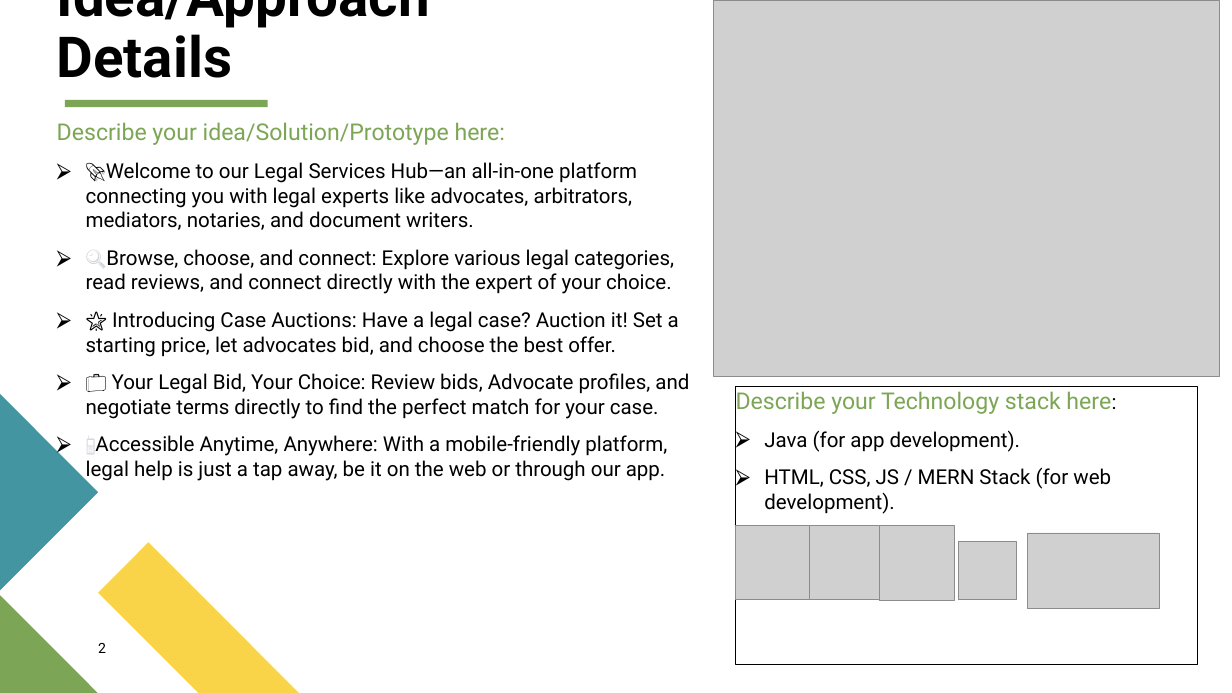
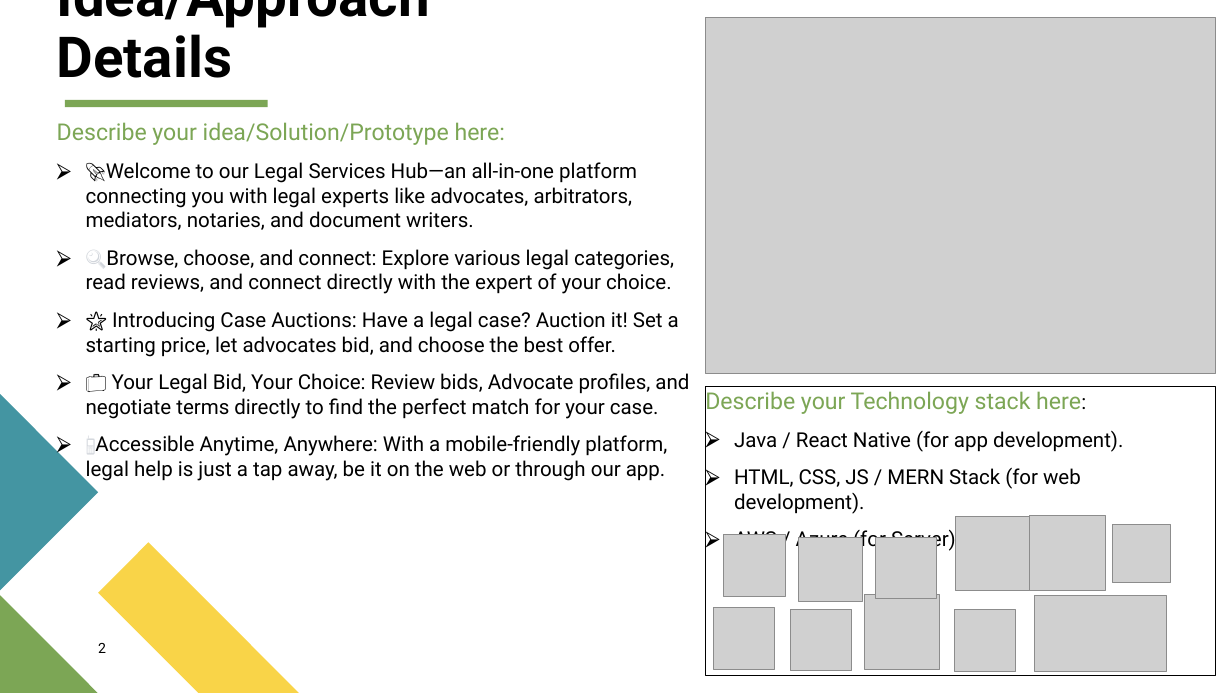
Before and after one commit to AmeyKuradeAK/Project-SIH, a slide deck: slide 2 of PPT/AmeyKurade_CSE_D_eMarketPlace.pptx. Drawn at 1232x693 pixels with LibreOffice and Linux fonts; fonts in the diff are those of the drawing; grey boxes stand for pictures. Boxes give left, top, right and bottom in pixels: in the first picture for what was removed or moved away, otherwise in the second. Text is boxed around its words. In the diff, an @@ line names an element or a change of style, - is before the commit and + after.

Commit message:
Init

```diff
--- a/PPT/AmeyKurade_CSE_D_eMarketPlace.pptx
+++ b/PPT/AmeyKurade_CSE_D_eMarketPlace.pptx
@@ picture: place and size @@
-picture at box(714, 0, 1219, 376)
+picture at box(705, 18, 1215, 374)
@@ rectangle "Describe your Technology stack here:": place and size @@
-rectangle "Describe your Technology stack here:" at box(736, 386, 1198, 665)
+rectangle "Describe your Technology stack here:" at box(705, 386, 1215, 677)
@@ text in rectangle at box(734, 430, 1123, 452): text changed @@
-⮚ Java (for app development).
+⮚ Java / React Native (for app development).
@@ picture added at box(724, 535, 786, 597) @@
@@ text in rectangle at box(734, 527, 961, 552): paragraph added @@
+⮚ AWS / Azure (for Server).
@@ picture added at box(799, 537, 862, 601) @@
@@ picture added at box(875, 537, 937, 599) @@
@@ picture: place and size @@
-picture at box(811, 526, 884, 600)
+picture at box(956, 517, 1030, 591)
@@ picture: place and size @@
-picture at box(879, 526, 955, 602)
+picture at box(1030, 516, 1105, 592)
@@ picture: place and size @@
-picture at box(958, 542, 1017, 600)
+picture at box(1113, 525, 1171, 583)
@@ picture: place and size @@
-picture at box(736, 526, 810, 600)
+picture at box(865, 595, 939, 669)
@@ picture: place and size @@
-picture at box(1028, 533, 1160, 609)
+picture at box(1035, 596, 1167, 672)
@@ picture added at box(714, 608, 775, 670) @@
@@ picture added at box(790, 609, 852, 671) @@
@@ picture added at box(955, 610, 1017, 672) @@
```
